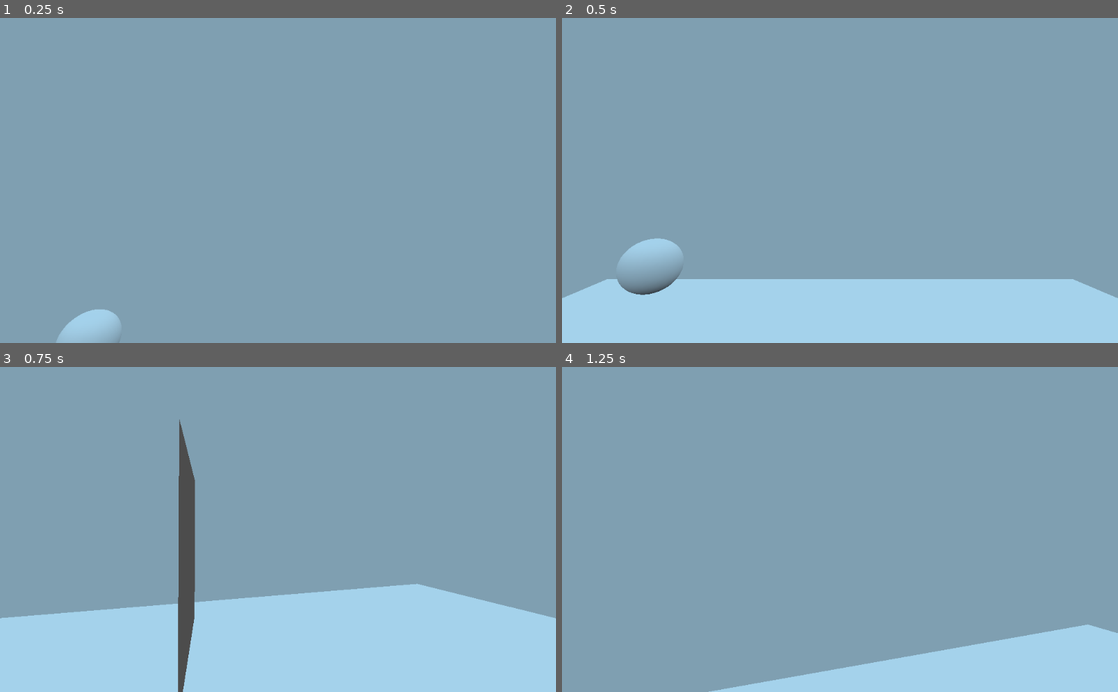
Above: before the commit, frames 1-4 (two rows, left to right).
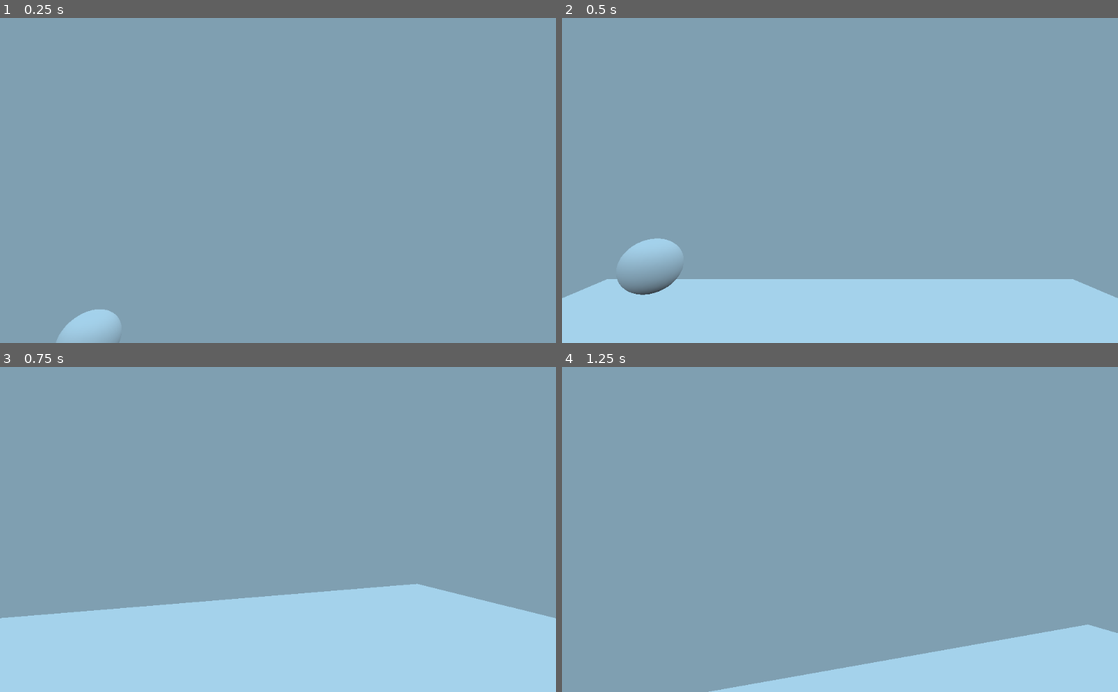
Above: after the commit, the same moments.

Repository: LivelyLiz/Godot-PortalTechdemo
Game: Godot game, scene res://Assets/Scenes/Main.tscn
The game is run twice, just before and just after one commit, with the same random seed, the same clock (stepped at 60 frames per second) and the same inputs.
Inputs (mouse positions are in pixels of both pictures, inside the frame that each line leads up to):
- Up to frame 1 (0.25 s): no input
- Up to frame 2 (0.5 s): no input
- Up to frame 3 (0.75 s): tap Enter at 0.5 s; move the mouse to (305, 529) at 0.52 s; hold Up (ui_up) from 0.53 s (still down)
- Up to frame 4 (1.25 s): keep holding Up (ui_up)

Frames 1-2 are identical in both runs. In frame 3, 2.0% of the frame differs, in the area x 32-36%, y 16-100%; in frame 4, nothing differs.

Commit message:
it works a little

Diff:
--- a/project/Assets/Scenes/Main.tscn
+++ b/project/Assets/Scenes/Main.tscn
@@ -2,43 +2,58 @@
 
 [ext_resource path="res://Assets/Scripts/Main.gd" type="Script" id=1]
 [ext_resource path="res://Assets/Scenes/Room.tscn" type="PackedScene" id=2]
-[ext_resource path="res://Assets/Scenes/PortalPairs.tscn" type="PackedScene" id=3]
-[ext_resource path="res://Assets/Scenes/TeleportTestPlane.tscn" type="PackedScene" id=4]
-[ext_resource path="res://Assets/Shader/Main.shader" type="Shader" id=5]
-[ext_resource path="res://Assets/Scenes/Player.tscn" type="PackedScene" id=6]
+[ext_resource path="res://Assets/Scenes/Player.tscn" type="PackedScene" id=3]
+[ext_resource path="res://Assets/Scenes/PortalPairs.tscn" type="PackedScene" id=4]
+[ext_resource path="res://Assets/Scenes/TeleportTestPlane.tscn" type="PackedScene" id=5]
+[ext_resource path="res://Assets/Shader/Main.shader" type="Shader" id=6]
 
 [sub_resource type="SphereMesh" id=1]
 
+[sub_resource type="CubeMesh" id=4]
+
 [sub_resource type="ShaderMaterial" id=2]
 resource_local_to_scene = true
-shader = ExtResource( 5 )
+shader = ExtResource( 6 )
 
 [sub_resource type="ViewportTexture" id=3]
 viewport_path = NodePath("Player_Viewport")
-
-[sub_resource type="CubeMesh" id=4]
 
 [node name="Main" type="Spatial"]
 script = ExtResource( 1 )
 
 [node name="Room" parent="." instance=ExtResource( 2 )]
 
-[node name="Portal_Planes" type="Viewport" parent="."]
-
-[node name="PortalPairs" parent="Portal_Planes" instance=ExtResource( 3 )]
-Portal1_Index = 1
-Portal2_Index = 2
-
-[node name="Portal1" parent="Portal_Planes/PortalPairs" instance=ExtResource( 4 )]
-transform = Transform( -8.74228e-08, 0, 1, 0, 2, 0, -2, 0, -4.37114e-08, 0, 0, -6.493 )
-
-[node name="Portal2" parent="Portal_Planes/PortalPairs" instance=ExtResource( 4 )]
-transform = Transform( 2, 0, 0, 0, 2, 0, 0, 0, 1, 0, 0, 4.94463 )
-
 [node name="MeshInstance" type="MeshInstance" parent="."]
 transform = Transform( 0.997347, 0.0727999, 0, -0.0727999, 0.997347, 0, 0, 0, 1, -7.16204, 0.995557, -8.87959 )
 mesh = SubResource( 1 )
 material/0 = null
+
+[node name="Player_Viewport" type="Viewport" parent="."]
+size = Vector2( 1024, 600 )
+render_target_v_flip = true
+
+[node name="Player" parent="Player_Viewport" instance=ExtResource( 3 )]
+transform = Transform( 1, 0, 0, 0, 1, 0, 0, 0, 1, 0, 5.54548, 0 )
+
+[node name="MeshInstance2" type="MeshInstance" parent="."]
+transform = Transform( 0.678162, 0.557837, -0.478449, -0.734912, 0.514761, -0.441503, 0, 0.651029, 0.759053, 4.47869, 1.8968, 3.28523 )
+mesh = SubResource( 4 )
+material/0 = null
+
+[node name="Portal_Planes" type="Viewport" parent="."]
+size = Vector2( 1024, 600 )
+render_target_v_flip = true
+render_target_update_mode = 3
+
+[node name="PortalPairs" parent="Portal_Planes" instance=ExtResource( 4 )]
+Portal1_Index = 1
+Portal2_Index = 2
+
+[node name="Portal1" parent="Portal_Planes/PortalPairs" instance=ExtResource( 5 )]
+transform = Transform( -8.74228e-08, 0, 1, 0, 2, 0, -2, 0, -4.37114e-08, 3.35918, 0, -6.493 )
+
+[node name="Portal2" parent="Portal_Planes/PortalPairs" instance=ExtResource( 5 )]
+transform = Transform( 2, 0, 0, 0, 2, 0, 0, 0, 1, 0, 0, 4.94463 )
 
 [node name="Screen" type="Sprite" parent="."]
 material = SubResource( 2 )
@@ -46,16 +61,4 @@
 position = Vector2( 512, 300 )
 texture = SubResource( 3 )
 region_rect = Rect2( 0, 0, 1024, 600 )
-
-[node name="Player_Viewport" type="Viewport" parent="."]
-size = Vector2( 1024, 600 )
-render_target_v_flip = true
-
-[node name="Player" parent="Player_Viewport" instance=ExtResource( 6 )]
-transform = Transform( 1, 0, 0, 0, 1, 0, 0, 0, 1, 0, 5.54548, 0 )
-
-[node name="MeshInstance2" type="MeshInstance" parent="."]
-transform = Transform( 0.678162, 0.557837, -0.478449, -0.734912, 0.514761, -0.441503, 0, 0.651029, 0.759053, 4.47869, 1.8968, 3.28523 )
-mesh = SubResource( 4 )
-material/0 = null
 [connection signal="Camer_Moved" from="Player_Viewport/Player" to="." method="_on_Player_Camer_Moved"]
--- a/project/Assets/Scenes/Player.tscn
+++ b/project/Assets/Scenes/Player.tscn
@@ -39,6 +39,7 @@
 current = true
 
 [node name="Camera" type="Camera" parent="Body/Head"]
+current = true
 
 [node name="RemoteTransform" type="RemoteTransform" parent="Body/Head/Camera"]
 remote_path = NodePath("../../Second_Camera_Image/Camera")
--- a/project/Assets/Scenes/PortalPairs.tscn
+++ b/project/Assets/Scenes/PortalPairs.tscn
@@ -12,23 +12,26 @@
 script = ExtResource( 1 )
 
 [node name="Portal1_VP" type="Viewport" parent="."]
+size = Vector2( 1024, 600 )
 render_target_v_flip = true
+render_target_update_mode = 3
 
 [node name="Camera" type="Camera" parent="Portal1_VP"]
-transform = Transform( 1, 0, 0, 0, 1, 0, 0, 0, 1, 0, 0.963764, 0 )
 cull_mask = 3
-current = true
 
 [node name="Portal2_VP" type="Viewport" parent="."]
+size = Vector2( 1024, 600 )
 render_target_v_flip = true
+render_target_update_mode = 3
 
 [node name="Camera" type="Camera" parent="Portal2_VP"]
-transform = Transform( 1, 0, 0, 0, 1, 0, 0, 0, 1, 0, 2.62124, 0 )
 cull_mask = 3
-current = true
 
 [node name="Portal1_Sprite" type="Sprite" parent="."]
 texture = SubResource( 1 )
+offset = Vector2( 512, 300 )
+region_enabled = true
+region_rect = Rect2( 0, 0, 1024, 600 )
 
 [node name="Portal2_Sprite" type="Sprite" parent="."]
 texture = SubResource( 2 )
--- a/project/Assets/Scripts/Main.gd
+++ b/project/Assets/Scripts/Main.gd
@@ -7,6 +7,8 @@
 # Called when the node enters the scene tree for the first time.
 func _ready():
 	Input.set_mouse_mode(Input.MOUSE_MODE_CAPTURED)
+	$Player_Viewport.size = get_viewport().size
+	$Portal_Planes.size = get_viewport().size
 	set_process(true)
 
 func _process(delta):
@@ -20,7 +22,7 @@
 			var child = node.get_child(j)
 			if child is Sprite:
 				n = n + 1
-				$Screen.material.set_shader_param("blending"+str(i), child.texture)
+				$Screen.material.set_shader_param("blending"+str(n), child.texture)
 			if n == 18:
 				break
 		if n == 18:
--- a/project/Assets/Scripts/PortalPairs.gd
+++ b/project/Assets/Scripts/PortalPairs.gd
@@ -29,8 +29,8 @@
 	_camera1 = $Portal1_VP/Camera
 	_camera2 = $Portal2_VP/Camera
 
-	_camera1.cull_mask += pow(2, Portal2_Index+1)
-	_camera2.cull_mask += pow(2, Portal1_Index+1)
+	#_camera1.cull_mask += pow(2, Portal2_Index+1)
+	#_camera2.cull_mask += pow(2, Portal1_Index+1)
 
 	_portal1._exit_portal = _portal2
 	_portal2._exit_portal = _portal1
--- a/project/Assets/Shader/Main.shader
+++ b/project/Assets/Shader/Main.shader
@@ -24,12 +24,12 @@
 	vec4 mask_c = texture(mask, UV);
 	vec4 screen_color = texture(TEXTURE, UV);
 
-	vec4 color = (1.0-mask_c.a)*screen_color;
-	if (mask_c.r == 1.0/255.0 && mask_c.rgb-screen_color.rgb == vec3(0.0)){
-		color += mask_c.a*texture(blending1, UV);
+	vec4 color = screen_color;
+	if (mask_c.r < 2.0/256.0 && mask_c.r > 0.0 && length(mask_c-screen_color) <= 0.0001){
+		color = texture(blending1, UV);
 	}
-	if (mask_c.r == 2.0/255.0 && mask_c.rgb-screen_color.rgb == vec3(0.0)){
-		color += mask_c.a*texture(blending2, UV);
+	if (mask_c.r == 2.0 && mask_c.rgb-color.rgb == vec3(0.0)){
+		color = texture(blending2, UV);
 	}
 	if (mask_c.r == 3.0){
 		color += mask_c.a*texture(blending3, UV);
Not shown: 2 places in project/Assets/Scenes/Player.tscn that only renumber resources
